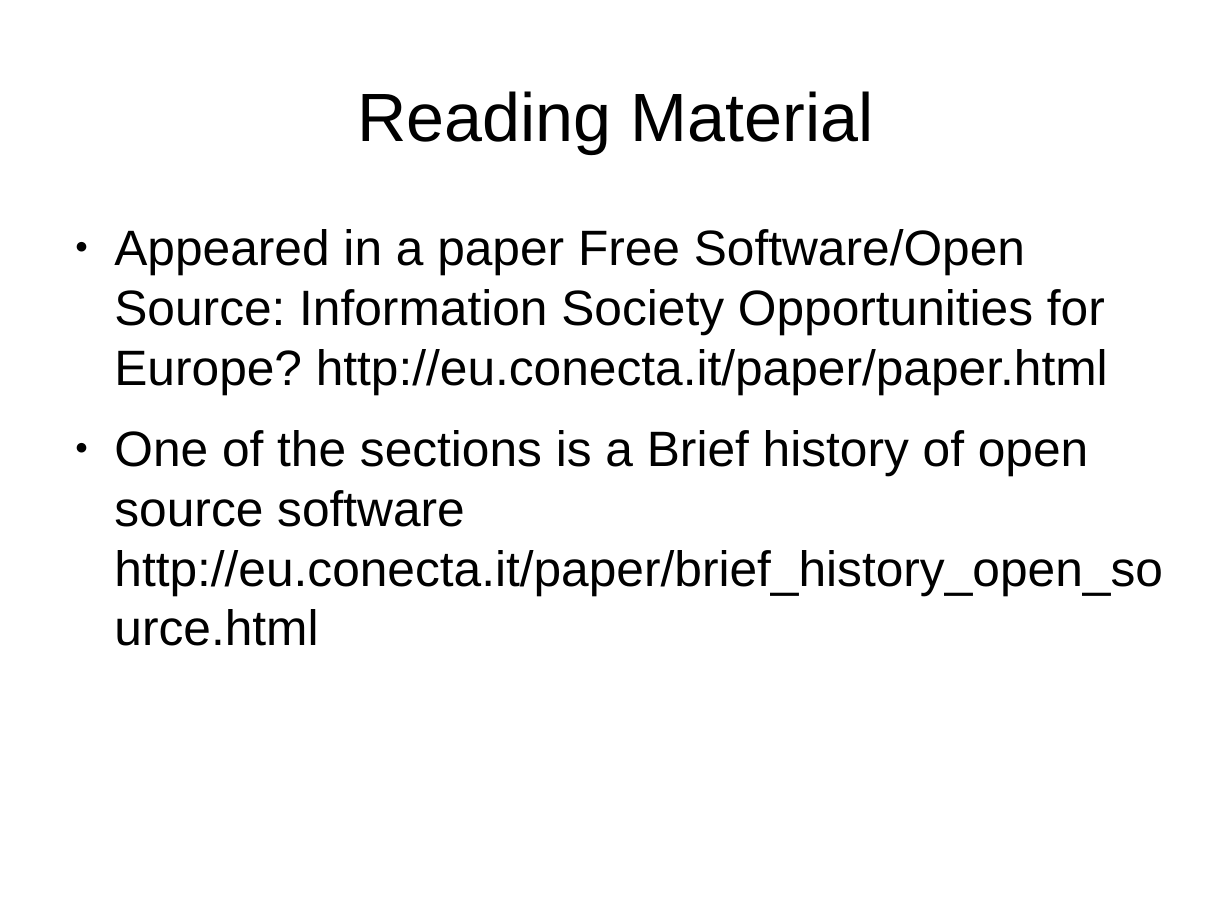
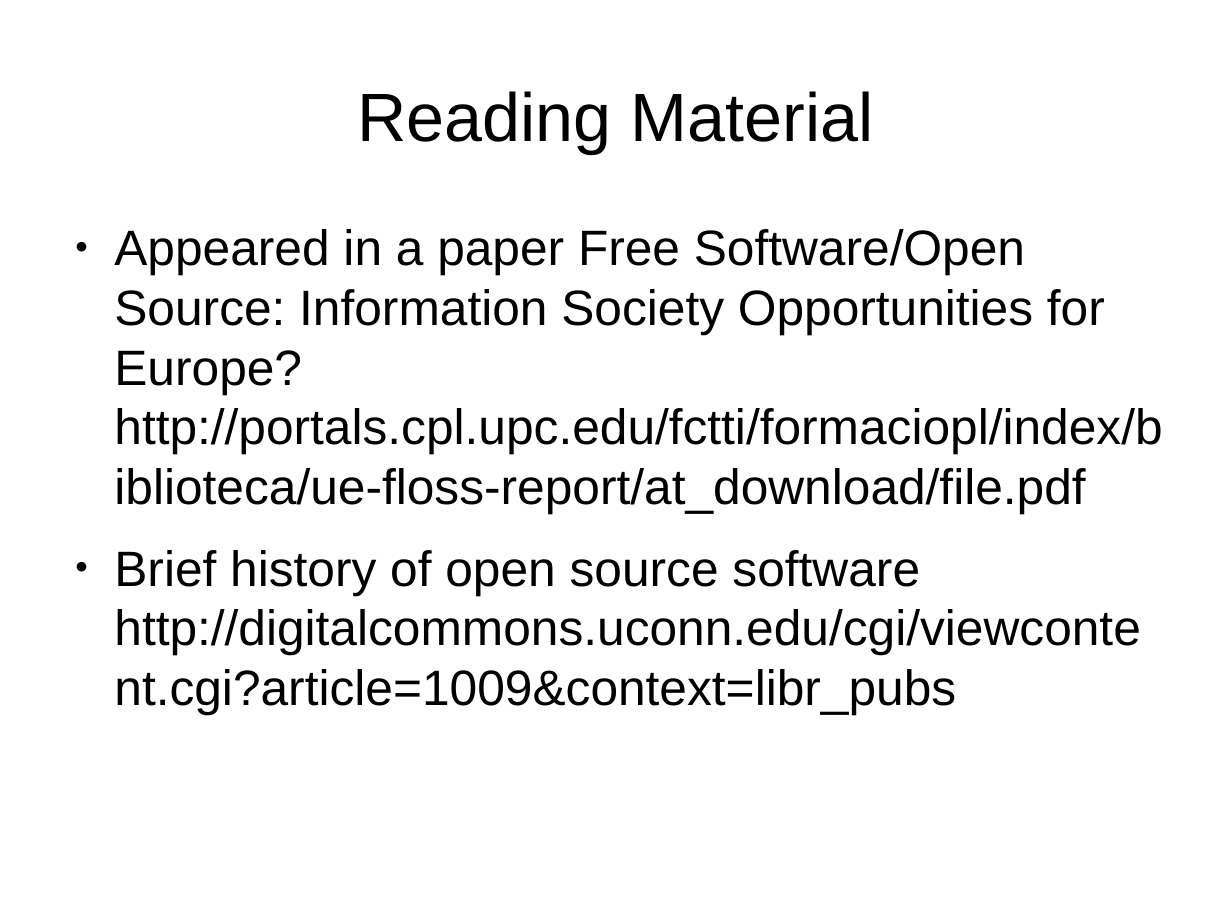
Before and after one commit to rcos/CSCI-4470-OpenSource, a slide deck: slide 3 of Lectures/Lecture-1-11.odp. Drawn at 1232x924 pixels with LibreOffice and Linux fonts; fonts in the diff are those of the drawing. Boxes give left, top, right and bottom in pixels: in the first picture for what was removed or moved away, otherwise in the second. Text is boxed around its words. In the diff, an @@ line names an element or a change of style, - is before the commit and + after.

```diff
--- a/Lectures/Lecture-1-11.odp
+++ b/Lectures/Lecture-1-11.odp
@@ text at (114,229,1162,714): text changed @@
-● Appeared in a paper Free Software/Open Source: Information Society Opportunities for Europe? http://eu.conecta.it/paper/paper.html
-● One of the sections is a Brief history of open source software http://eu.conecta.it/paper/brief_history_open_source.html
+● Appeared in a paper Free Software/Open Source: Information Society Opportunities for Europe? http://portals.cpl.upc.edu/fctti/formaciopl/index/biblioteca/ue-floss-report/at_download/file.pdf
+● Brief history of open source software http://digitalcommons.uconn.edu/cgi/viewcontent.cgi?article=1009&context=libr_pubs
```
Also in this commit, not shown: 1 other file.
